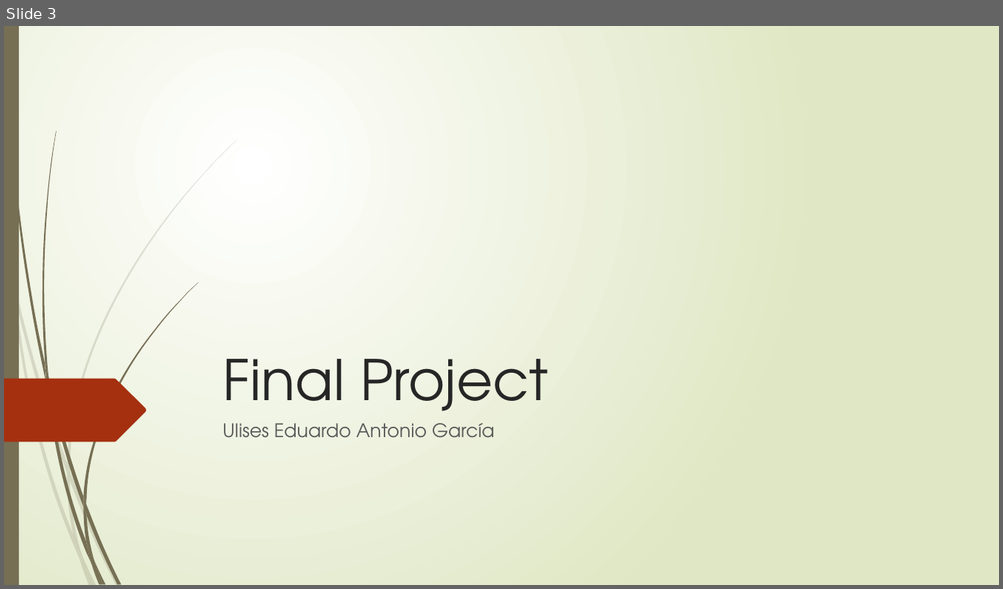
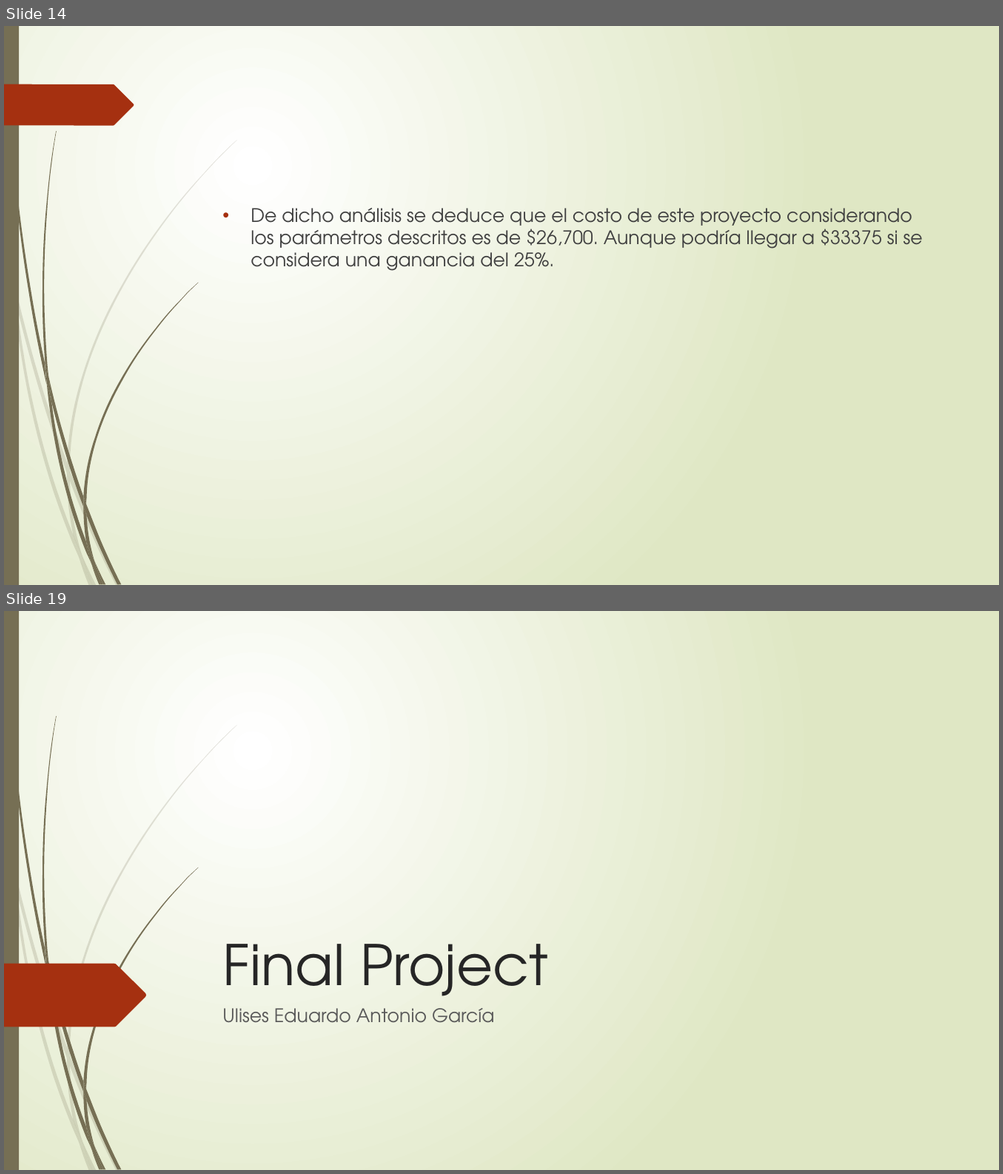
Before and after one commit to gitloot/ComputacionGraficaAvanzada, a slide deck: DocumentacionProyecto/PresentacionES_EN.pptx. Shown one above the other, each under a label of ours: slide 3 before the commit, slides 14 and 19 after it; the slides between them are not shown. The pictures are 1003x589 and 1003x1174 pixels, drawn with LibreOffice and Linux fonts; fonts in the diff are those of the drawing. Boxes give left, top, right and bottom in pixels: in the first picture for what was removed or moved away, otherwise in the second. Text is boxed around its words. In the diff, an @@ line names an element or a change of style, - is before the commit and + after.

Commit message:
Proyecto Final Documentacion Actualización 3

```diff
--- a/DocumentacionProyecto/PresentacionES_EN.pptx
+++ b/DocumentacionProyecto/PresentacionES_EN.pptx
@@ slide 14 added at <box>4,26,999,585</box>, background gradient #FFFFFF to #DFE8C4; not listed: 23 template elements that a slide beside it also shows @@
@@ freeform shape added at <box>4,84,134,125</box>, fill #A53010 @@
@@ text added at <box>250,208,922,271</box>, 18 pt, text #404040 @@
+• De dicho análisis se deduce que el costo de este proyecto considerando los parámetros descritos es de $26,700. Aunque podría llegar a $33375 si se considera una ganancia del 25%.
@@ what was slide 3 is now slide 19 @@
```
Also in this commit, not shown: 33 other slides added, 1 slide removed, 1 other file.
